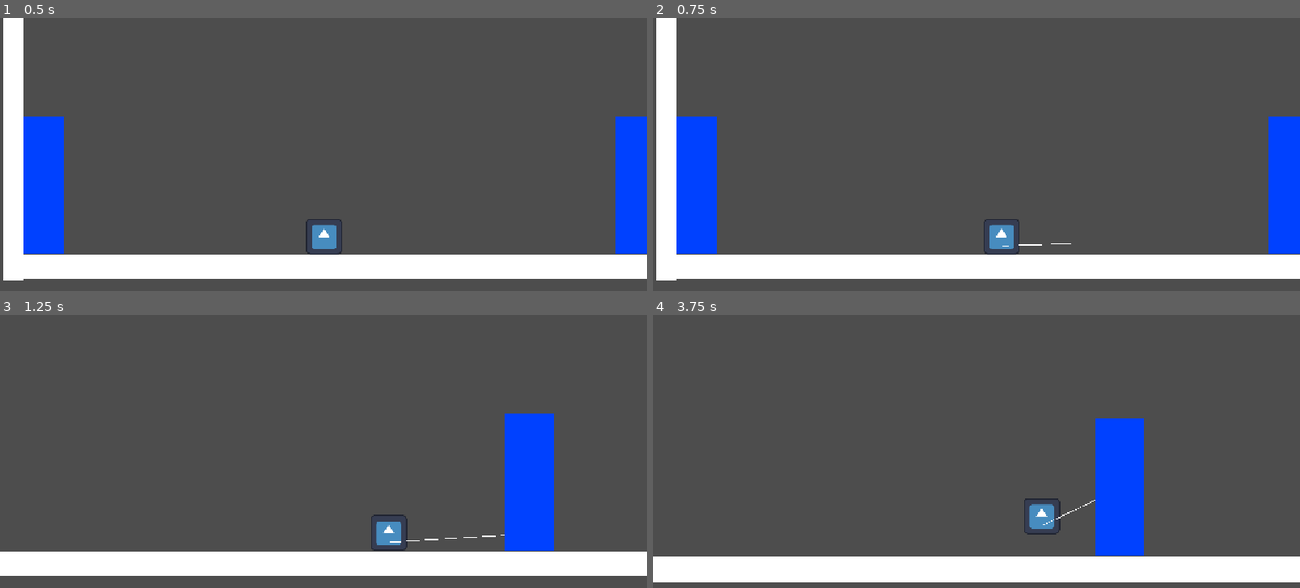
Above: before the commit, frames 1-4 (two rows, left to right).
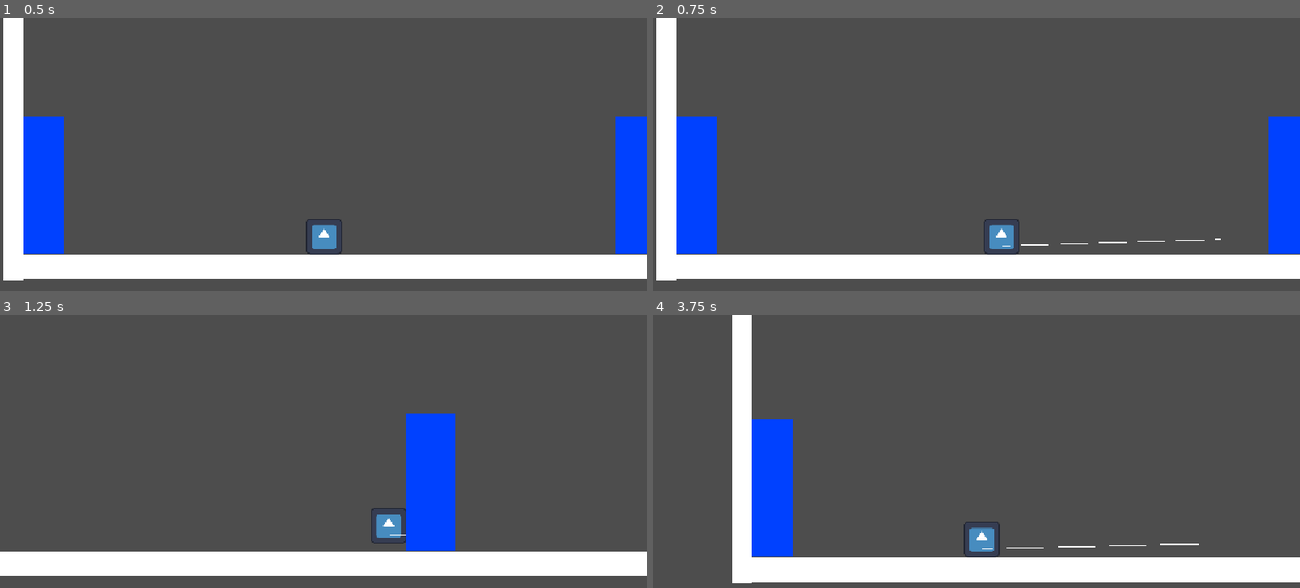
Above: after the commit, the same moments.

Repository: KaileyCo/SpiderKing
Game: Godot game, scene res://scenes/scene_one.tscn
The game is run twice, just before and just after one commit, with the same random seed, the same clock (stepped at 60 frames per second) and the same inputs. The project has no main scene, so this scene is started directly. The engine's default icon, where the game draws it, is replaced by a stand-in: a white triangle on a blue panel in a dark square.
Inputs:
- Up to frame 1 (0.5 s): no input
- Up to frame 2 (0.75 s): tap Enter at 0.5 s; hold D (move_right) from 0.53 s (still down); tap Alt (grapple) at 0.6 s
- Up to frame 3 (1.25 s): keep holding D (move_right); tap Space (jump) at 0.77 s
- Up to frame 4 (3.75 s): tap Alt (grapple) at 1.35, 2.3, 2.85, 3.6 s; tap Space (jump) at 1.52, 3.02 s; release D (move_right) at 2.03 s; hold A (move_left) 2.03-2.78 s; tap Shift (shift) at 2.1 s; hold D (move_right) from 2.78 s (still down)

Frame 1 is identical in both runs. In frame 2, less than 0.1% of the frame differs, in the area x 55-88%, y 80-84%; in frame 3, 8.0%; in frame 4, 12%, in the area x 0-100%, y 0-99%.

Commit message:
Fixed grapple and velocity gets preserved if ended early

Diff:
--- a/Gonzalo - Godot Movement Test/player/player_2d.gd
+++ b/Gonzalo - Godot Movement Test/player/player_2d.gd
@@ -7,7 +7,7 @@
 # How quickly players reaches top speed or stops
 # Time to reach top speed or stop: (Speed / Accel or Deccel)
 const ACCELERATION = 2400.0
-const DECELERATION = 3000.0
+const DECELERATION = 2500.0
 
 const DASH_SPEED = 700.0   # How fast the dash is
 const DASH_DURATION = 0.15 # How long the dash lasts
@@ -26,11 +26,11 @@
 const AFTERIMAGE_INTERVAL = 0.04
 
 const GRAPPLE_MAX_DISTANCE = 2000.0
-const GRAPPLE_HOOK_SPEED = 1200.0
-const GRAPPLE_PULL_SPEED = 900.0
-
-const GRAPPLE_SURFACE_OFFSET = 5.0
-const GRAPPLE_ARRIVAL_DISTANCE = 5.0
+const GRAPPLE_HOOK_SPEED = 3200.0
+const GRAPPLE_PULL_SPEED = 1000.0
+
+const GRAPPLE_SURFACE_OFFSET = 0
+const GRAPPLE_ARRIVAL_DISTANCE = 0
 
 enum GrappleState {IDLE,FIRING,PULLING}
 
@@ -75,7 +75,7 @@
 		if grapple_state == GrappleState.IDLE:
 			try_start_grapple()
 		else:
-			stop_grapple()
+			stop_grapple(true)
 
 	# Move the hook while it is being fired.
 	if grapple_state == GrappleState.FIRING:
@@ -193,6 +193,10 @@
 		"move_down"
 	)
 
+	var grapple_origin_offset := (
+	grapple_origin.global_position - global_position
+	)
+
 	# If no direction is held, grapple horizontally toward
 	# the direction the player last faced.
 	if aim_direction == Vector2.ZERO:
@@ -212,8 +216,9 @@
 	var surface_normal := grapple_ray.get_collision_normal()
 
 	grapple_destination = (
-		grapple_hit_point
-		+ surface_normal * GRAPPLE_SURFACE_OFFSET
+	grapple_hit_point
+	+ surface_normal * GRAPPLE_SURFACE_OFFSET
+	- grapple_origin_offset
 	)
 
 	hook_position = grapple_origin.global_position
@@ -248,10 +253,12 @@
 
 	velocity = pull_direction * GRAPPLE_PULL_SPEED
 
-func stop_grapple() -> void:
+func stop_grapple(preserve_velocity: bool = false) -> void:
 	grapple_state = GrappleState.IDLE
 	grapple_rope.hide()
-	velocity = Vector2.ZERO
+
+	if not preserve_velocity:
+		velocity = Vector2.ZERO
 
 func update_grapple_rope() -> void:
 	if grapple_state == GrappleState.IDLE:
Not shown, changed: Gonzalo - Godot Movement Test.zip
